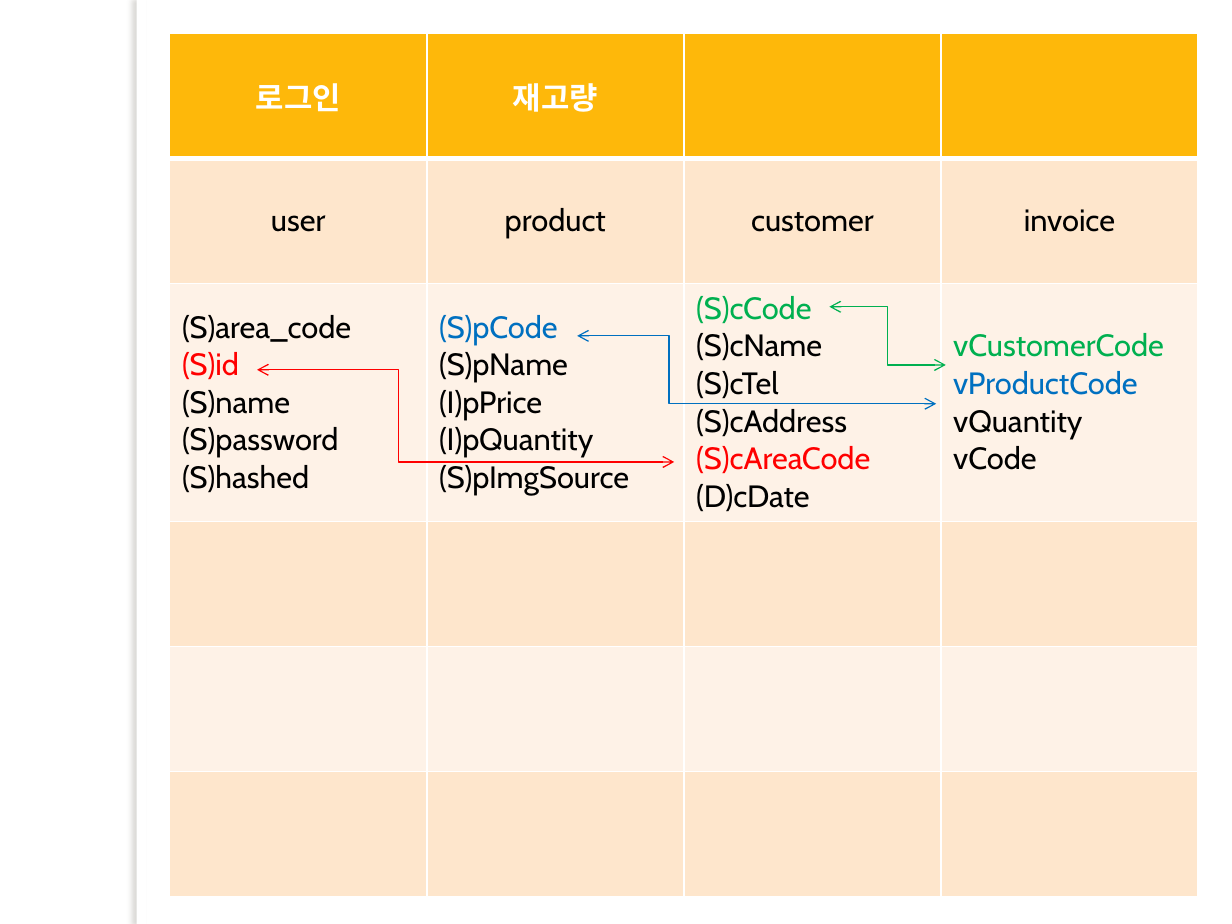
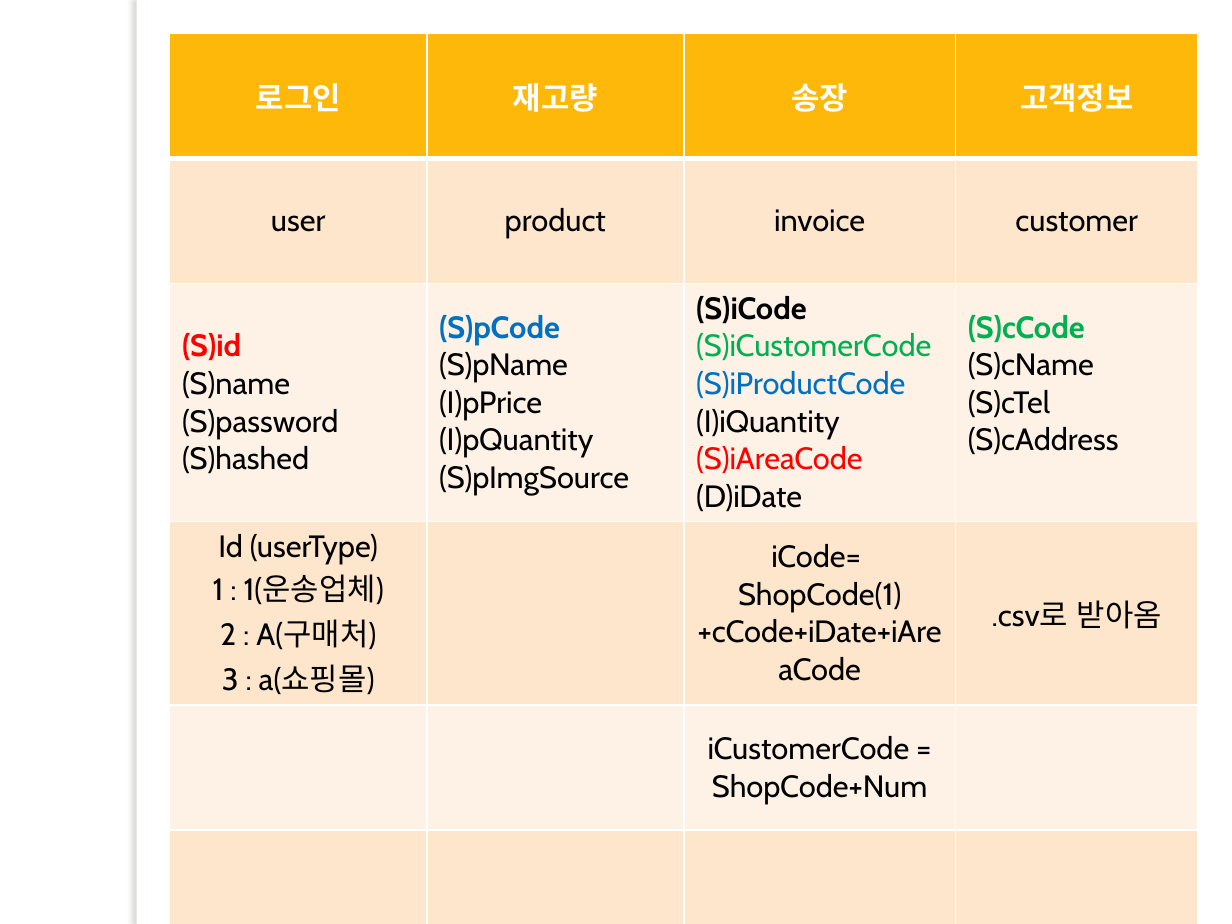
Before and after one commit to lx9203/fulfillmentBlue, a slide deck: slide 3 of 프레젠테이션1.pptx. Drawn at 1232x924 pixels with LibreOffice and Linux fonts; fonts in the diff are those of the drawing; background and template pictures are left out. Boxes give left, top, right and bottom in pixels: in the first picture for what was removed or moved away, otherwise in the second. Text is boxed around its words. In the diff, an @@ line names an element or a change of style, - is before the commit and + after.

Commit message:
ppt file

```diff
--- a/프레젠테이션1.pptx
+++ b/프레젠테이션1.pptx
@@ table at [170,33,1199,924] @@
-row 1: 로그인 | 재고량 |  | 
-row 2: user | product | customer | invoice
-row 3: (S)area_code / (S)id / (S)name / (S)password (S)hashed | (S)pCode / (S)pName / (I)pPrice / (I)pQuantity / (S)pImgSource | (S)cCode / (S)cName / (S)cTel / (S)cAddress / (S)cAreaCode / (D)cDate | vCustomerCode / vProductCode / vQuantity / vCode
+row 1: 로그인 | 재고량 | 송장 | 고객정보
+row 2: user | product | invoice | customer
+row 3: (S)id / (S)name / (S)password (S)hashed | (S)pCode / (S)pName / (I)pPrice / (I)pQuantity / (S)pImgSource | (S)iCode / (S)iCustomerCode / (S)iProductCode / (I)iQuantity / (S)iAreaCode / (D)iDate | (S)cCode / (S)cName / (S)cTel / (S)cAddress
+row 4: Id (userType) / 1 : 1(운송업체) / 2 : A(구매처) / 3 : a(쇼핑몰) |  | iCode= ShopCode(1) / +cCode+iDate+iAreaCode | .csv로 받아옴
+row 5:  |  | iCustomerCode = / ShopCode+Num | 
-row 5:  |  |  | 
-row 6:  |  |  | 
@@ bold on in "(S)pCode" @@
@@ elbow double arrow removed from (829, 307) to (946, 365) @@
@@ elbow double arrow removed from (578, 336) to (936, 404) @@
@@ elbow double arrow removed from (257, 370) to (674, 462) @@
```
